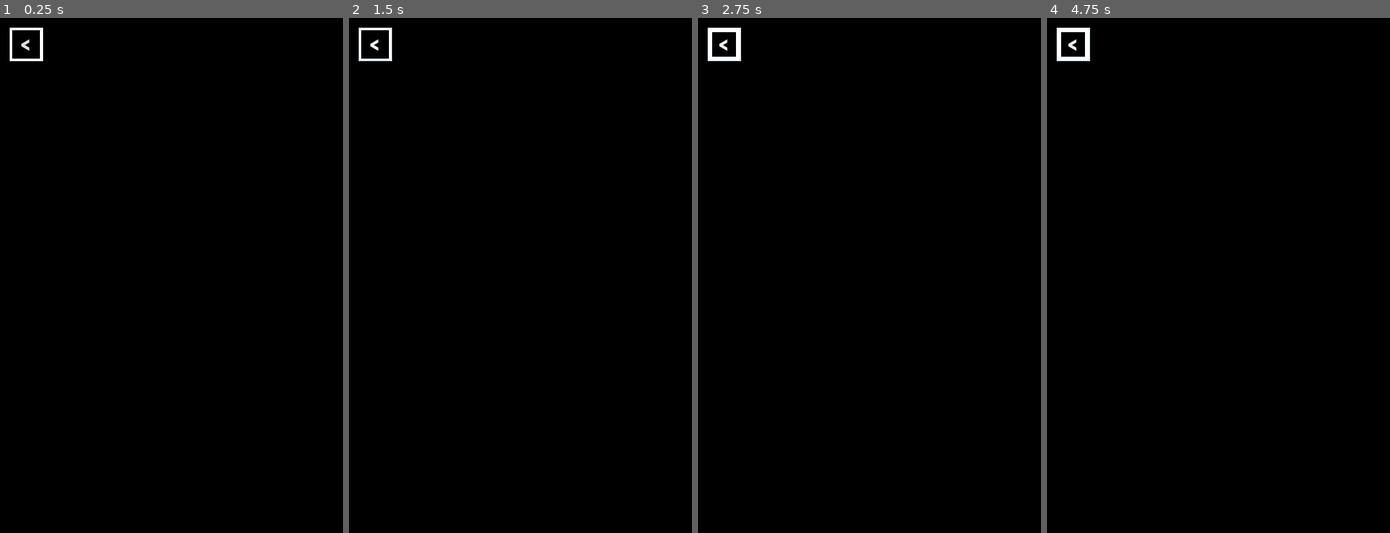
Above: before the commit, frames 1-4 (left to right).
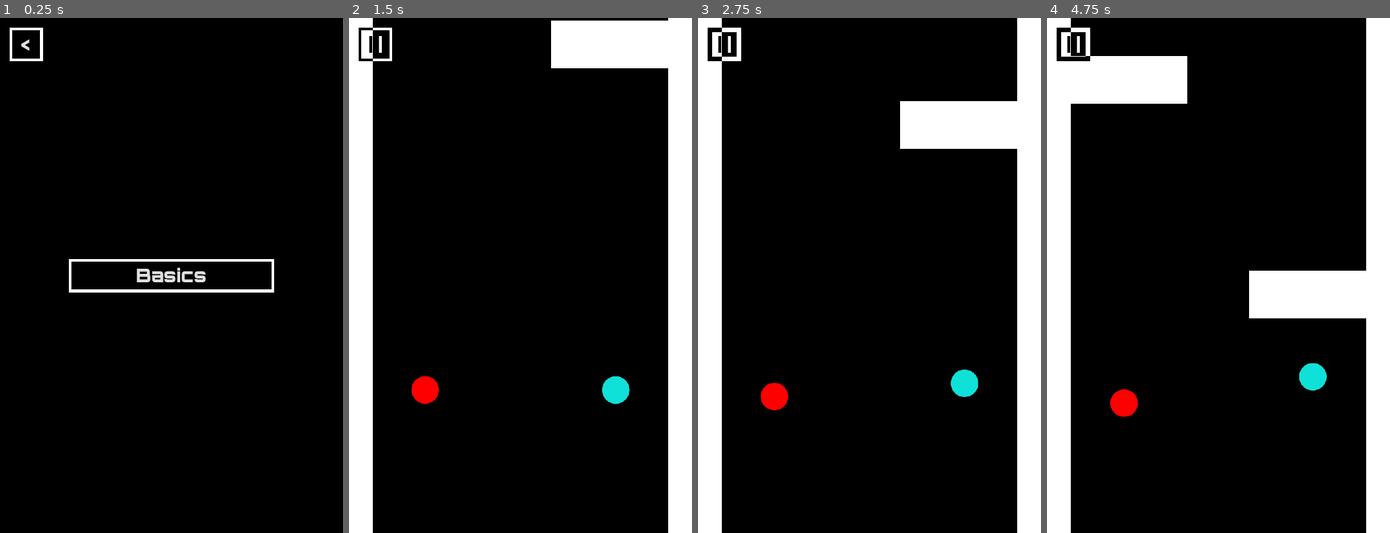
Above: after the commit, the same moments.

Repository: Skunkynator/Orbiteno
Game: Godot game, scene res://menu/world_select.tscn
Two runs of this game, one before a commit and one after it. Both use one fixed random seed, a clock stepped at 60 frames per second and the inputs below. This scene is started directly instead of the project's main scene.
Inputs (mouse positions are in pixels of both pictures, inside the frame that each line leads up to):
- Up to frame 1 (0.25 s): no input
- Up to frame 2 (1.5 s): click "<" at 0.5 s; click (520, 234) at 1.25 s, where only the run after the commit has a clickable "Play"
- Up to frame 3 (2.75 s): click (725, 43) at 2 s, where only the run after the commit has a clickable "| |"
- Up to frame 4 (4.75 s): click (1074, 43) at 2.75 s, where only the run before the commit has a clickable "<"; click (1074, 43) at 3.5 s, where only the run after the commit has a clickable "| |"; click (1074, 43) at 4.25 s, where only the run before the commit has a clickable "<"

The runs differ from the first frame. In frame 1, 1.1% of the frame differs, in the area x 20-80%, y 46-54%; in frame 2, 18%; in frame 3, 18%; in frame 4, 21%, in the area x 0-100%, y 0-100%.

Commit message:
Level and World Select

Diff:
--- a/menu/level_controller.gd
+++ b/menu/level_controller.gd
@@ -19,6 +19,9 @@
 	if not player:
 		player = get_node_or_null("ViewportContainer/Viewport/Player")
 		player.connect("died",self,"on_player_died")
+	var idx : Array = GameController.worlds.get_level_index(level)
+	world_index = idx[0]
+	level_index = idx[1]
 	current_lvl = level.levelFile.instance()
 	$ViewportContainer/Viewport.add_child(current_lvl)
 	current_lvl.connect("finished",self,"load_next_level")
--- a/menu/level_select.tscn
+++ b/menu/level_select.tscn
@@ -1,11 +1,40 @@
-[gd_scene load_steps=2 format=2]
+[gd_scene load_steps=3 format=2]
 
 [ext_resource path="res://menu/main.tres" type="Theme" id=1]
+
+[sub_resource type="GDScript" id=1]
+script/source = "extends Control
+
+
+var btn_container : Control
+var world_select : PackedScene
+
+
+func _ready() -> void:
+	world_select = load(\"res://menu/world_select.tscn\")
+
+
+func display_levels(world : WorldInfo) -> void:
+	btn_container = $ScrollContainer/GridContainer as Control
+	for level_var in world.levels:
+		var level : LevelInfo = level_var
+		var btn := Button.new()
+		btn.text = level.name
+		btn.connect(\"pressed\",GameController,\"load_level\",[world.name + \"-\" + level.name])
+		btn.connect(\"pressed\",self,\"queue_free\")
+		btn_container.add_child(btn)
+
+
+func back_btn_pressed():
+	get_parent().add_child(world_select.instance())
+	queue_free()
+"
 
 [node name="Control" type="Control"]
 anchor_right = 1.0
 anchor_bottom = 1.0
 theme = ExtResource( 1 )
+script = SubResource( 1 )
 
 [node name="BackBtn" type="Button" parent="."]
 margin_left = 20.0
@@ -13,3 +42,18 @@
 margin_right = 90.0
 margin_bottom = 90.0
 text = "<"
+
+[node name="ScrollContainer" type="ScrollContainer" parent="."]
+anchor_left = 0.2
+anchor_top = 0.1
+anchor_right = 0.8
+anchor_bottom = 0.9
+follow_focus = true
+scroll_horizontal_enabled = false
+
+[node name="GridContainer" type="GridContainer" parent="ScrollContainer"]
+margin_right = 432.0
+margin_bottom = 864.0
+size_flags_horizontal = 3
+size_flags_vertical = 3
+columns = 4
--- a/menu/main.tres
+++ b/menu/main.tres
@@ -58,6 +58,8 @@
 border_color = Color( 1, 1, 1, 1 )
 corner_detail = 1
 
+[sub_resource type="StyleBoxEmpty" id=5]
+
 [resource]
 default_font = ExtResource( 1 )
 Button/styles/disabled = SubResource( 4 )
@@ -66,3 +68,4 @@
 Button/styles/pressed = SubResource( 3 )
 Panel/styles/panel = SubResource( 1 )
 VBoxContainer/constants/separation = 20
+VScrollBar/styles/scroll = SubResource( 5 )
--- a/menu/title.tscn
+++ b/menu/title.tscn
@@ -33,7 +33,7 @@
 size = 100
 font_data = ExtResource( 1 )
 
-[node name="Control" type="Control"]
+[node name="Control2" type="Control"]
 anchor_right = 1.0
 anchor_bottom = 1.0
 theme = ExtResource( 3 )
--- a/menu/world_select.tscn
+++ b/menu/world_select.tscn
@@ -1,12 +1,45 @@
-[gd_scene load_steps=2 format=2]
+[gd_scene load_steps=4 format=2]
 
 [ext_resource path="res://menu/main.tres" type="Theme" id=1]
+[ext_resource path="res://menu/level_select.tscn" type="PackedScene" id=3]
+
+[sub_resource type="GDScript" id=1]
+script/source = "extends Control
+
+
+var btn_container : Control
+export(PackedScene) var lvl_select : PackedScene
+
+
+func _ready() -> void:
+	btn_container = $ScrollContainer/VBoxContainer as Control
+	for world_var in GameController.worlds.cur_worlds:
+		var world : WorldInfo = world_var
+		var btn := Button.new()
+		btn.text = world.name
+		btn.connect(\"pressed\",self,\"world_btn_pressed\",[world])
+		btn_container.add_child(btn)
+
+
+func world_btn_pressed(world : WorldInfo):
+	var select = lvl_select.instance()
+	get_parent().add_child(select)
+	select.display_levels(world)
+	queue_free()
+
+
+func back_btn_pressed():
+	get_parent().add_child(GameController.menu.instance())
+	queue_free()
+"
 
 [node name="Control" type="Control"]
 anchor_right = 1.0
 anchor_bottom = 1.0
 rect_pivot_offset = Vector2( -762, -127 )
 theme = ExtResource( 1 )
+script = SubResource( 1 )
+lvl_select = ExtResource( 3 )
 
 [node name="BackBtn" type="Button" parent="."]
 margin_left = 20.0
@@ -14,3 +47,20 @@
 margin_right = 90.0
 margin_bottom = 90.0
 text = "<"
+
+[node name="ScrollContainer" type="ScrollContainer" parent="."]
+anchor_left = 0.2
+anchor_top = 0.1
+anchor_right = 0.8
+anchor_bottom = 0.9
+follow_focus = true
+scroll_horizontal_enabled = false
+
+[node name="VBoxContainer" type="VBoxContainer" parent="ScrollContainer"]
+margin_right = 432.0
+margin_bottom = 864.0
+size_flags_horizontal = 3
+size_flags_vertical = 3
+alignment = 1
+
+[connection signal="pressed" from="BackBtn" to="." method="back_btn_pressed"]
Not shown: 1 places in menu/main.tres that only renumber resources
